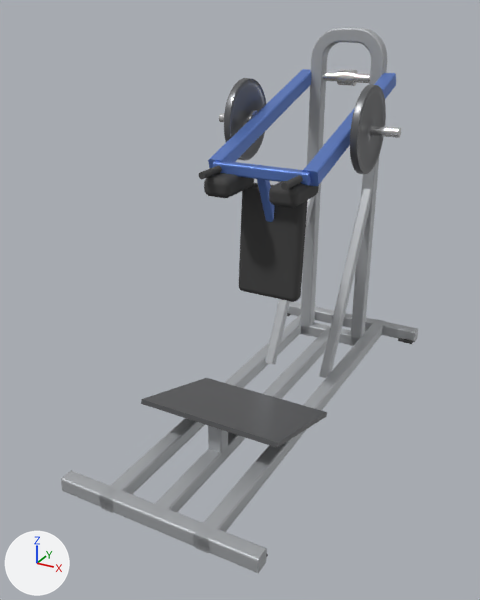
An edit to the glTF model catalogs/ludus/models/LD-A041/model.glb, drawn before and after from the same camera.
One viewpoint serves both versions: a 50 mm camera at (1.47, -3.09, 2.16) aimed at (-0.11, -0.21, 0.72). Lighting does not change. The marker at lower left points along +X, +Y and +Z. The picture after the commit comes second. Where no turn or scale is listed for an object, it has been applied to the vertices.
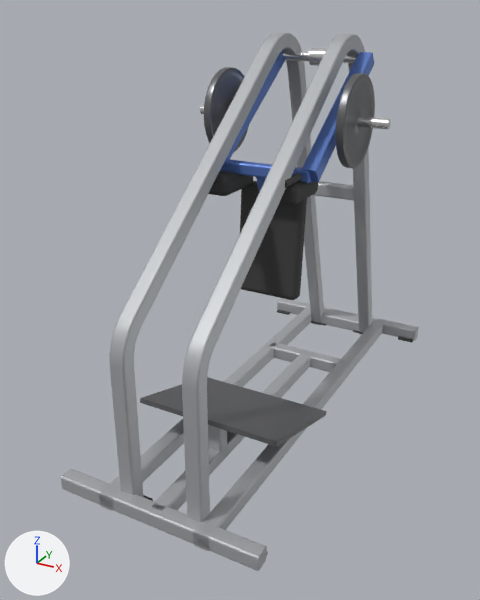
ob_equipment is not drawn itself; it is the parent of ob_base, ob_frame, ob_lever, ob_platform.
ob_lever is not drawn itself; it is the parent of ob_lever_hub, ob_lever_axle, ob_lever_bar, ob_shoulder_pad, ob_handle, ob_plate_horn, ob_mesh_8, ob_lever_bar_001.

Changed parts and their boxes (x1, y1, x2, y2) in the pictures (480 x 600 px):
'side_frame_right_tube', added
    after: (182, 34, 372, 522)
'side_frame_left_tube', added
    after: (109, 33, 324, 497)
'rear_arch_tube', deleted
    before: (300, 28, 387, 346)
'foot_plate', moved
    before: (141, 378, 327, 448)
    after: (140, 377, 327, 447)
'backrest_pad', moved
    before: (239, 183, 308, 302)
    after: (240, 181, 307, 300)
'Mesh_0.003', moved
    before: (61, 470, 267, 573)
    after: (61, 469, 267, 571)
'Mesh_0.001', moved
    before: (193, 319, 386, 553)
    after: (193, 318, 385, 551)
'Mesh_0', moved
    before: (99, 306, 317, 513)
    after: (99, 306, 312, 511)
'Mesh_8.001', moved
    before: (350, 85, 386, 174)
    after: (336, 73, 375, 168)
'Mesh_0.004', moved, rescaled (11% narrower, 14% shorter)
    before: (152, 328, 330, 512)
    after: (152, 352, 310, 511)
'Mesh_8', moved
    before: (224, 78, 266, 160)
    after: (204, 67, 249, 152)
'lever_bar', moved, turned, rescaled
    before: (208, 69, 311, 168)
    after: (226, 51, 285, 159)
'lever_bar.001', moved, turned, rescaled
    before: (302, 73, 396, 186)
    after: (301, 52, 374, 183)
'Mesh_2.001', deleted
    before: (319, 188, 372, 378)
'Mesh_0.002', moved
    before: (277, 301, 418, 342)
    after: (277, 298, 419, 341)
'Mesh_9', moved
    before: (213, 161, 311, 185)
    after: (220, 159, 311, 183)
'Mesh_0.006', moved, turned, rescaled
    before: (208, 426, 228, 457)
    after: (271, 342, 346, 372)
'shoulder_pad', moved
    before: (204, 173, 254, 198)
    after: (208, 171, 253, 196)
'shoulder_pad.001', moved
    before: (269, 181, 319, 208)
    after: (279, 181, 318, 206)
'Mesh_0.005', moved, rescaled
    before: (300, 319, 368, 345)
    after: (321, 311, 359, 331)
'Mesh_2', no longer drawn
    before: (265, 196, 315, 364)
'Mesh_4.003', moved
    before: (371, 125, 401, 138)
    after: (358, 117, 390, 129)
'lever_axle', moved
    before: (323, 72, 370, 83)
    after: (282, 51, 357, 63)
'rear_crossbar', added
    after: (313, 181, 359, 201)
'lever_hub', moved
    before: (337, 69, 358, 86)
    after: (309, 48, 327, 66)
'Mesh_0.007', moved (not visible before)
    after: (208, 425, 227, 456)
'handle.001', moved
    before: (281, 175, 303, 190)
    after: (285, 173, 302, 188)
'handle', moved (not visible afterwards)
    before: (199, 166, 222, 179)
'Mesh_4.001', moved
    before: (219, 113, 249, 122)
    after: (200, 105, 204, 114)
'Mesh_1.002', moved
    before: (398, 338, 413, 344)
    after: (398, 336, 413, 343)
'Mesh_1', moved (not visible before)
    after: (277, 310, 290, 315)
'Mesh_4', moved (not visible afterwards)
    before: (249, 110, 258, 120)
'foot.001', now drawn (mostly hidden)
    after: (311, 321, 326, 326)
'foot', now drawn (mostly hidden)
    after: (143, 495, 153, 501)
'foot.003', now drawn (mostly hidden)
    after: (353, 330, 363, 334)

The change, as a list of edits to the scene's bpy script:
```text
Change ob_equipment:
    ob_equipment.location: (0.0, 0.0, 0.0) -> (0.0, 0.0, 0.0115)
Change ob_mesh_0_004:
    ob_mesh_0_004.location: (0.0, -0.13, 0.04) -> (0.0, -0.35, 0.04)
    ob_mesh_0_004.scale: (1.0, 1.0, 2.13) -> (1.0, 1.0, 1.69)
Remove ob_mesh_2_001:
    ob_mesh_2_001 = bpy.data.objects.new('Mesh_2.001', me_mesh_2)
Remove ob_rear_arch_tube:
    ob_rear_arch_tube = bpy.data.objects.new('rear_arch_tube', me_mesh_3)
Change ob_mesh_0_005:
    ob_mesh_0_005.location: (0.0, 0.935, 0.04) -> (0.0, 1.135, 0.04)
    ob_mesh_0_005.scale: (1.0, 1.0, 0.52) -> (1.0, 1.0, 0.37)
Change ob_lever:
    ob_lever.location: (0.0, 0.935, 1.77) -> (0.0, 0.494, 1.901)
Change ob_lever_bar:
    ob_lever_bar.location: (-0.26, -0.566, -0.175) -> (-0.26, -0.35, -0.24)
    ob_lever_bar.rotation_euler: (1.271, -3.142, 0.0) -> (0.969, -3.142, 0.0)  # degrees (73, -180, 0) -> degrees (56, -180, 0)
    ob_lever_bar.scale: (1.0, 1.0, 1.19) -> (1.0, 1.0, 0.849)
Change ob_shoulder_pad:
    ob_shoulder_pad.location: (-0.18, -1.133, -0.42) -> (-0.18, -0.7, -0.551)
Change ob_mesh_8:
    ob_mesh_8.location: (-0.36, -0.623, -0.193) -> (-0.36, -0.385, -0.264)
Change ob_lever_bar_001:
    ob_lever_bar_001.location: (0.26, -0.566, -0.175) -> (0.26, -0.35, -0.24)
    ob_lever_bar_001.rotation_euler: (1.271, -3.142, 0.0) -> (0.969, -3.142, 0.0)  # degrees (73, -180, 0) -> degrees (56, -180, 0)
    ob_lever_bar_001.scale: (1.0, 1.0, 1.19) -> (1.0, 1.0, 0.849)
Change ob_shoulder_pad_001:
    ob_shoulder_pad_001.location: (0.18, -1.133, -0.42) -> (0.18, -0.7, -0.551)
Change ob_handle_001:
    ob_handle_001.location: (0.22, -1.253, -0.35) -> (0.22, -0.82, -0.481)
Change ob_mesh_4_003:
    ob_mesh_4_003.location: (0.42, -0.623, -0.193) -> (0.42, -0.385, -0.264)
Change ob_mesh_8_001:
    ob_mesh_8_001.location: (0.36, -0.623, -0.193) -> (0.36, -0.385, -0.264)
Change ob_mesh_9:
    ob_mesh_9.location: (0.0, -0.197, 1.418) -> (0.0, -0.205, 1.43)
Change ob_backrest_pad:
    ob_backrest_pad.location: (0.0, -0.066, 1.018) -> (0.0, -0.074, 1.03)
Change ob_foot_plate:
    ob_foot_plate.location: (0.0, -0.448, 0.2) -> (0.0, -0.456, 0.211)
Change ob_mesh_0_006:
    ob_mesh_0_006.location: (0.0, -0.648, 0.15) -> (0.0, 0.494, 0.04)
    ob_mesh_0_006.rotation_euler: (0.0, 0.0, 0.0) -> (-1.571, 0.0, -1.571)  # degrees (0, 0, 0) -> degrees (-90, 0, -90)
    ob_mesh_0_006.scale: (1.0, 1.0, 0.22) -> (1.0, 1.0, 0.52)
Add ob_rear_crossbar:
    ob_rear_crossbar = bpy.data.objects.new('rear_crossbar', me_mesh_0)
    ob_rear_crossbar.parent = ob_frame
    ob_rear_crossbar.location = (0.0, 0.815, 1.09)
    ob_rear_crossbar.rotation_euler = (-1.571, 0.0, -1.571)  # degrees (-90, 0, -90)
    ob_rear_crossbar.scale = (1.0, 1.0, 0.37)
Add ob_side_frame_right_tube:
    ob_side_frame_right_tube = bpy.data.objects.new('side_frame_right_tube', me_mesh_3_1)  # 240 vertices, 476 faces; spans x 0.14..0.22, y -1.17..1.17, z -0.01..2.03; in mat_frame (grey #b4b7ba)
    ob_side_frame_right_tube.location = (0.0, 0.0, 0.011)
Add ob_side_frame_left_tube:
    ob_side_frame_left_tube = bpy.data.objects.new('side_frame_left_tube', me_mesh_2_1)  # 240 vertices, 476 faces; spans x -0.22..-0.14, y -1.17..1.17, z -0.01..2.03; in mat_frame (grey #b4b7ba)
    ob_side_frame_left_tube.location = (0.0, 0.0, 0.011)
```
